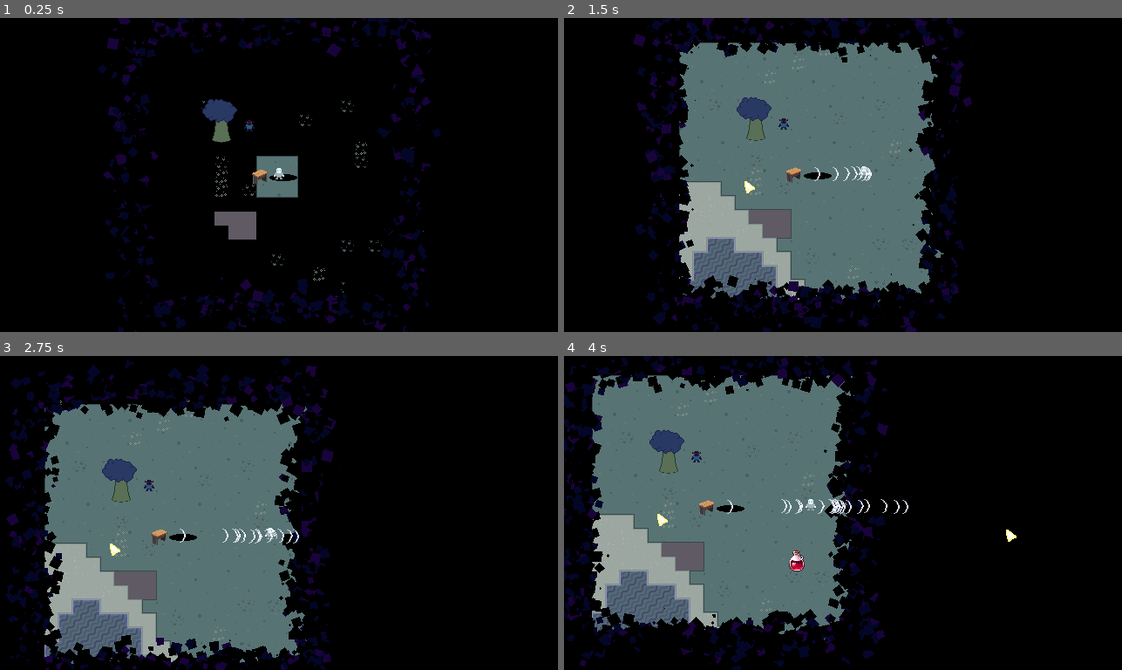
Above: before the commit, frames 1-4 (two rows, left to right).
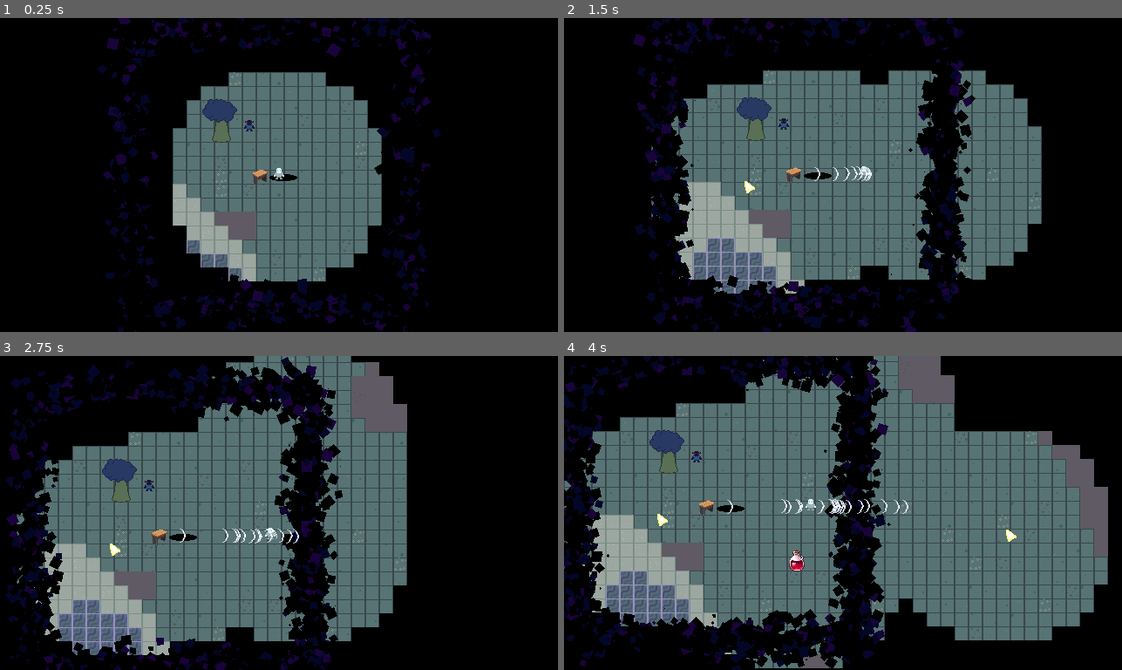
Above: after the commit, the same moments.

Repository: TimoRoggel/EverDark
Game: Godot game, scene res://scenes/levels/world.tscn
Same seed, same stepped clock (60 frames per second), same inputs: the game is played once before the commit and once after it.
Inputs (mouse positions are in pixels of both pictures, inside the frame that each line leads up to):
- Up to frame 1 (0.25 s): no input
- Up to frame 2 (1.5 s): move the mouse to (965, 159) at 0.52 s; press the mouse at (965, 159) at 0.53 s; hold D (right) 0.53-1.25 s; release the mouse at (965, 159) at 1.25 s; drag from (731, 190) to (909, 162) at 1.27 s
- Up to frame 3 (2.75 s): move the mouse to (334, 443) at 2.02 s; hold D (right) from 2.03 s (still down); hold Right mouse button (block) from 2.03 s (still down); click (334, 443) at 2.3 s
- Up to frame 4 (4 s): release D (right) at 2.75 s; release Right mouse button (block) at 2.75 s; drag from (815, 575) to (870, 447) at 2.77 s; move the mouse to (1010, 560) at 3.52 s; press the mouse at (1010, 560) at 3.53 s; hold A (left) from 3.53 s (still down); tap F (interact) at 3.6 s

The runs differ from the first frame. In frame 1, 19% of the frame differs, in the area x 30-76%, y 17-89%; in frame 2, 18%; in frame 3, 21%; in frame 4, 36%, in the area x 0-98%, y 0-100%.

Commit message:
circular map generation + generate around mouse

Diff:
--- a/scenes/characters/player.tscn
+++ b/scenes/characters/player.tscn
@@ -47,6 +47,7 @@
 [node name="sprite" type="Sprite2D" parent="."]
 z_as_relative = false
 y_sort_enabled = true
+use_parent_material = true
 position = Vector2(0, -7)
 texture = ExtResource("2_76oj4")
 
--- a/scripts/components/input_component.gd
+++ b/scripts/components/input_component.gd
@@ -28,6 +28,7 @@
 			item.item = DataManager.resources["items"].pick_random()
 			controller.add_sibling(item)
 			item.global_position = get_global_mouse_position()
+			Generator.generate(get_global_mouse_position() * Generator.SIZE)
 	if Input.is_action_just_pressed("toggle_inventory"):
 		can_spawn = !can_spawn
 		inventory_toggled.emit()
--- a/scripts/globals/generator.gd
+++ b/scripts/globals/generator.gd
@@ -1,7 +1,7 @@
 extends Node
 
 const BASE_FREQUENCY: float = 0.05
-const SIZE: int = 4
+const SIZE: int = 8
 const HSIZE: int = int(round(SIZE / 2.0))
 const BIOME_SIZE: float = 1.0
 const RIVER_SIZE: float = 0.15
--- a/scripts/tools/generated_tile_map_layer.gd
+++ b/scripts/tools/generated_tile_map_layer.gd
@@ -45,38 +45,18 @@
 	toppings_layer.clear()
 
 func generate_around(where: Vector2, amount: int = 1) -> void:
-	var processing_dimension: int = Generator.dimension
-	await SequenceHelper.spiral_t(Vector2i.ZERO, amount + 1, func(pos: Vector2i, _i: int) -> bool:
-		if processing_dimension != Generator.dimension:
-			return true
-		if generated_chunks.has(where + Vector2(pos)):
-			return false
-		await generate(where + Vector2(pos))
-		return false
-	)
-	#for o: Vector2 in [Vector2.UP, Vector2.DOWN, Vector2.LEFT, Vector2.RIGHT]:
-		#var gen_pos: Vector2 = where + o * 3
-		#if generated_chunks.has(gen_pos):
-			#continue
-		#var everdark: Everdark = Everdark.new()
-		#everdark.generate_position = where + o * 5
-		#everdark.size = Vector2.ONE + Vector2(abs(o.y) * 160.0, abs(o.x) * 160.0)
-		#add_child(everdark)
-		#everdark.global_position = global_position + gen_pos * 16.0
+	for x: int in range(-Generator.SIZE * amount, Generator.SIZE * amount + 1):
+		for y: int in range(-Generator.SIZE * amount, Generator.SIZE * amount + 1):
+			var pos: Vector2 = where + Vector2(x, y)
+			if pos.distance_squared_to(where) >= pow(Generator.SIZE, 2.0):
+				continue
+			generate(pos)
 
 func generate(where: Vector2) -> void:
 	if generated_chunks.has(where):
 		return
-	var processing_dimension: int = Generator.dimension
 	generated_chunks.append(where)
-	await SequenceHelper.spiral_t(Vector2i.ZERO, Generator.HSIZE, func(pos: Vector2i, i: int) -> bool:
-		if processing_dimension != Generator.dimension:
-			return true
-		find_and_place_tile(where * Generator.SIZE + Vector2(pos))
-		if i % 32 == 0:
-			await get_tree().process_frame
-		return false
-	)
+	find_and_place_tile(where)
 	process_terrain_queue(where)
 
 func find_and_place_tile(at: Vector2) -> void:
@@ -91,12 +71,13 @@
 		var flip_v: bool = tile.flippable_v && Generator.get_noise(Generator.toppings_map, at.x + 1, at.y) > 0.5
 		var transpose: bool = tile.flippable_v && tile.flippable_h && Generator.get_noise(Generator.toppings_map, at.x + 1, at.y + 1) > 0.5
 		layer.set_tile_flip(at, flip_h, flip_v, transpose)
-	if tile.terrain < 0:
-		layer.set_cell(at, tile.source, tile.coordinates)
-	else:
-		var chunk: Vector2i = Generator.get_chunk(at, true)
-		var dchunk: Vector3i = Vector3i(chunk.x, chunk.y, Generator.dimension)
-		if !terrain_queue.has(dchunk):
-			terrain_queue[dchunk] = []
-		terrain_queue[dchunk].append([topping, tile.source, tile.terrain, at, true])
+	layer.set_cell(at, tile.source, tile.coordinates)
 	layer.notify_runtime_tile_data_update()
+	#if tile.terrain < 0:
+		#layer.set_cell(at, tile.source, tile.coordinates)
+	#else:
+		#var chunk: Vector2i = Generator.get_chunk(at, true)
+		#var dchunk: Vector3i = Vector3i(chunk.x, chunk.y, Generator.dimension)
+		#if !terrain_queue.has(dchunk):
+			#terrain_queue[dchunk] = []
+		#terrain_queue[dchunk].append([topping, tile.source, tile.terrain, at, true])
